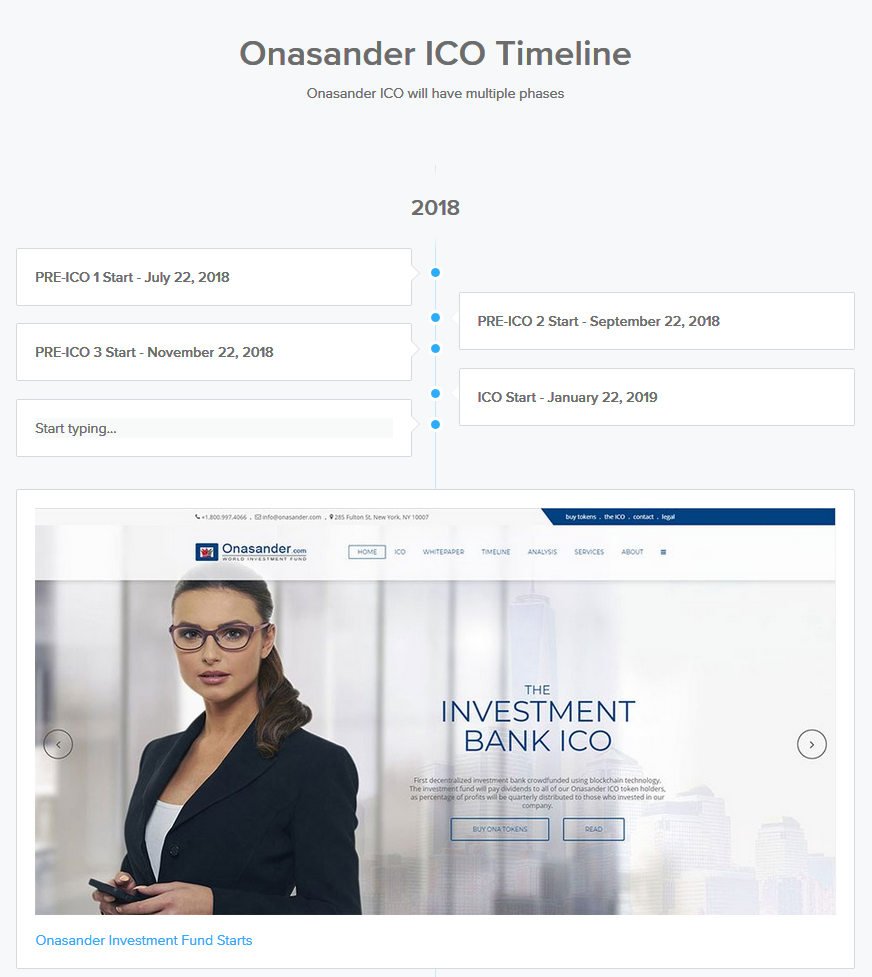
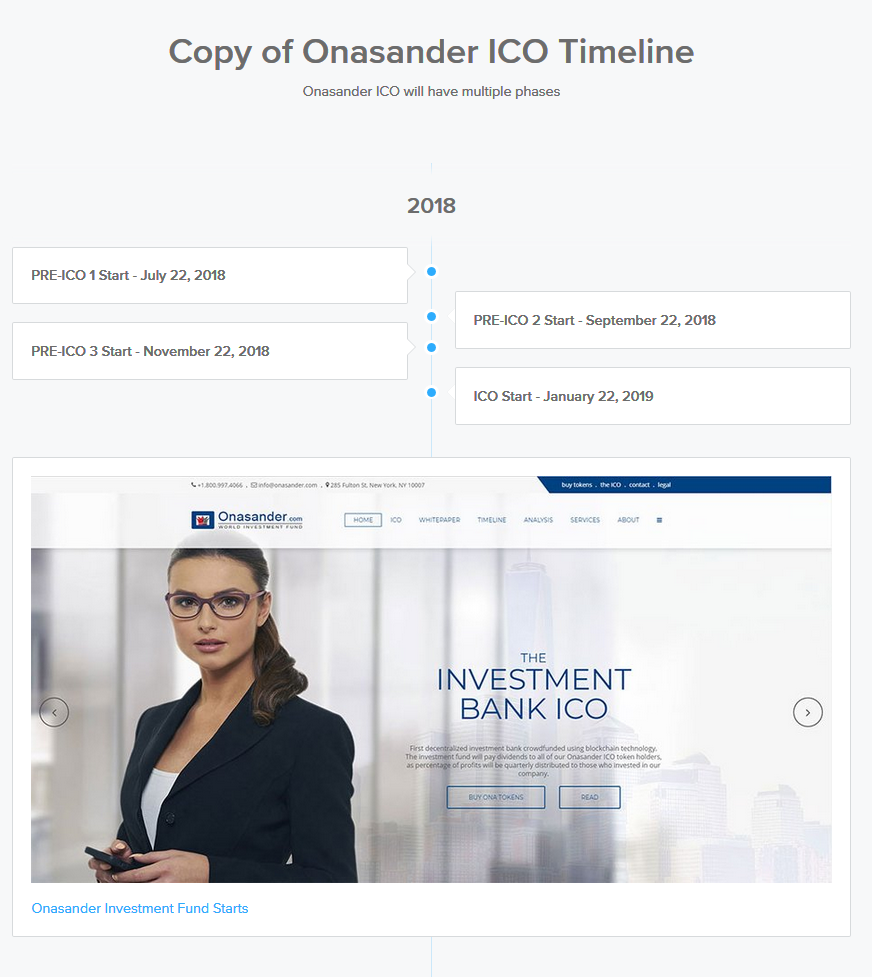
Layers edited between the first and the second w=872, h=977 image:
renamed "Layer 1" to "Layer 2", painted on it over [12, 38, 855, 977]
removed layer "Background" over [12, 38, 855, 977]
